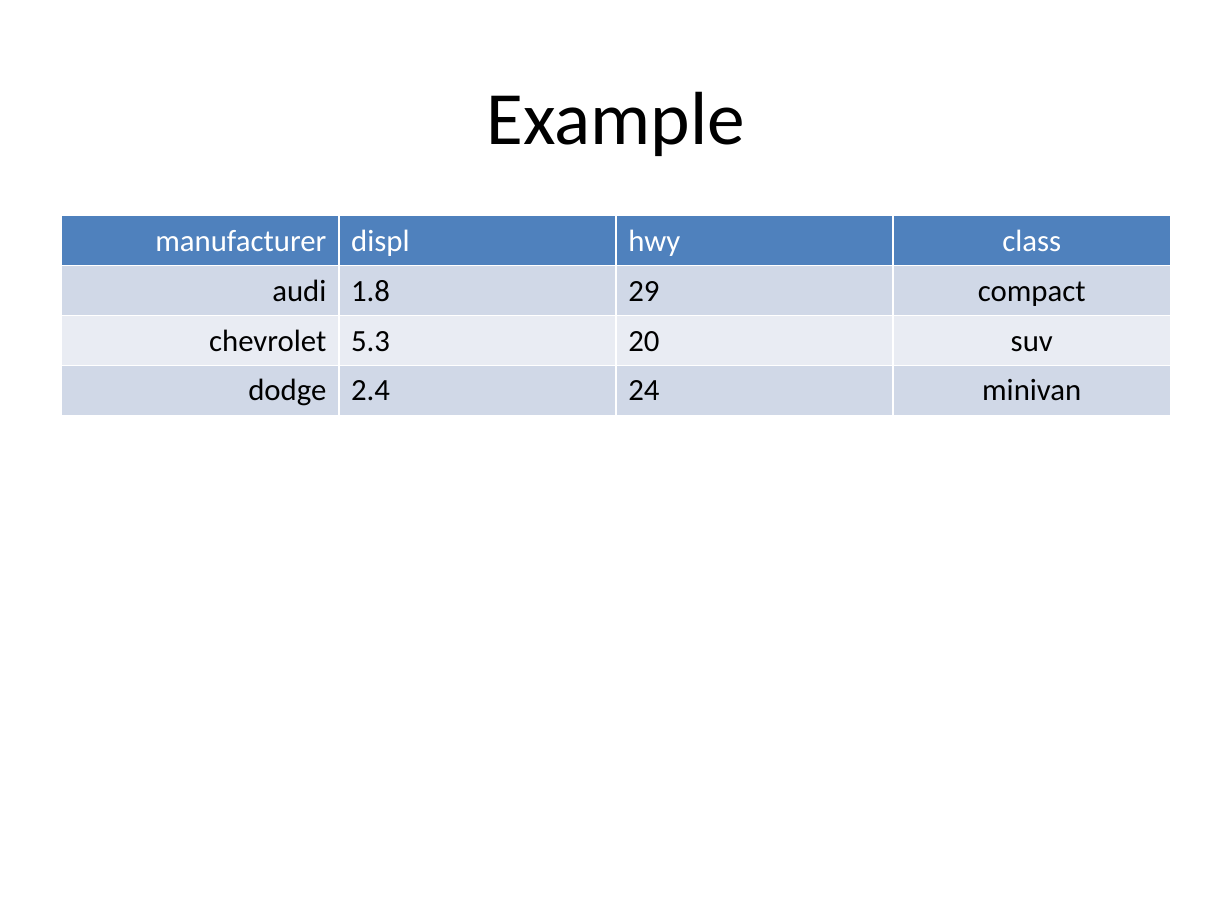
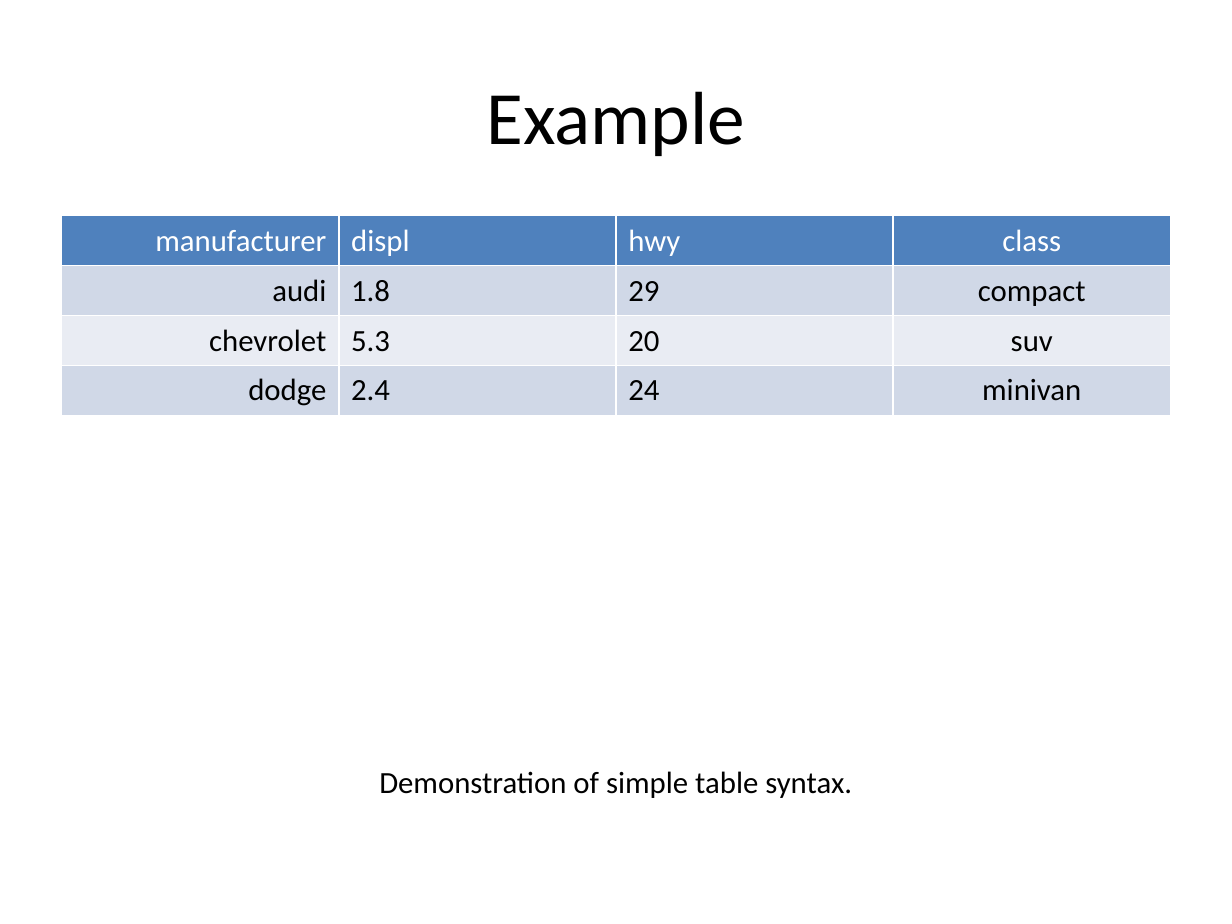
Before and after one commit to sol-eng/powerpoint, a slide deck: slide 13 of tutorial/2d-images-and-tables.pptx (slide 10 before the commit). Drawn at 1232x924 pixels with LibreOffice and Linux fonts; fonts in the diff are those of the drawing. Boxes give left, top, right and bottom in pixels: in the first picture for what was removed or moved away, otherwise in the second. Text is boxed around its words. In the diff, an @@ line names an element or a change of style, - is before the commit and + after.

Commit message:
updated images and tables

```diff
--- a/tutorial/2d-images-and-tables.pptx
+++ b/tutorial/2d-images-and-tables.pptx
@@ table: place and size @@
-table at (62,216,1170,824)
+table at (62,216,1170,756)
@@ text added at (379,771,852,798), 18 pt, text #000000 @@
+Demonstration of simple table syntax.
```
Also in this commit, not shown: 5 other slides changed, 4 slides added, 1 slide removed, 1 other file.
